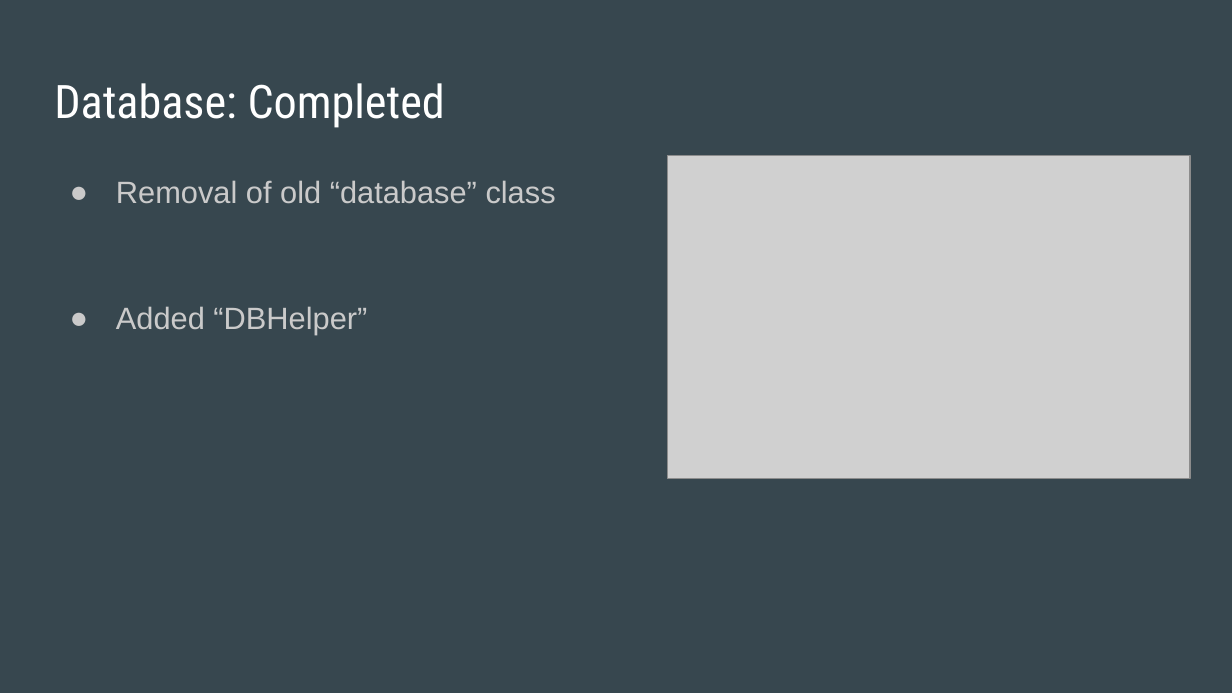
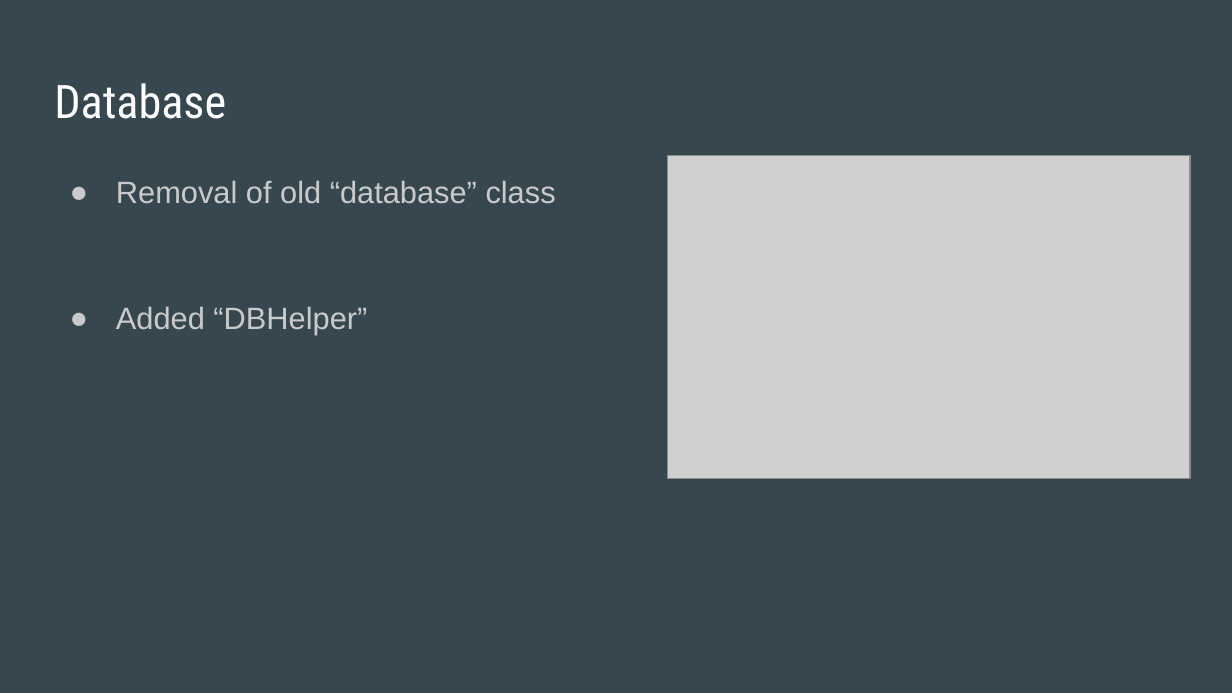
Before and after one commit to MatthewSpitzley/SimpleScheduler, a slide deck: slide 4 of documentation/Simple Scheduler Update Presentation.pptx (slide 10 before the commit). Drawn at 1232x693 pixels with LibreOffice and Linux fonts; fonts in the diff are those of the drawing; grey boxes stand for pictures. Boxes give left, top, right and bottom in pixels: in the first picture for what was removed or moved away, otherwise in the second. Text is boxed around its words. In the diff, an @@ line names an element or a change of style, - is before the commit and + after.

```diff
--- a/documentation/Simple Scheduler Update Presentation.pptx
+++ b/documentation/Simple Scheduler Update Presentation.pptx
@@ title at <box>54,83,226,119</box>: text changed @@
-Database: Completed
+Database
```
Also in this commit, not shown: 3 other slides changed, 3 slides added, 1 slide removed, 2 other files.
